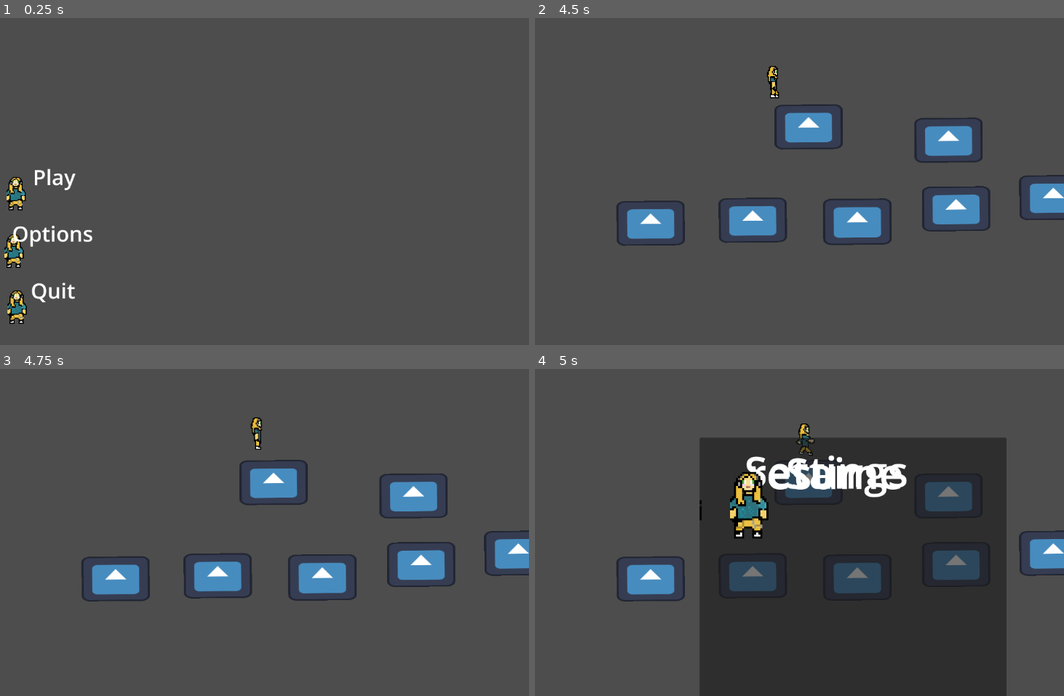
Above: before the commit, frames 1-4 (two rows, left to right).
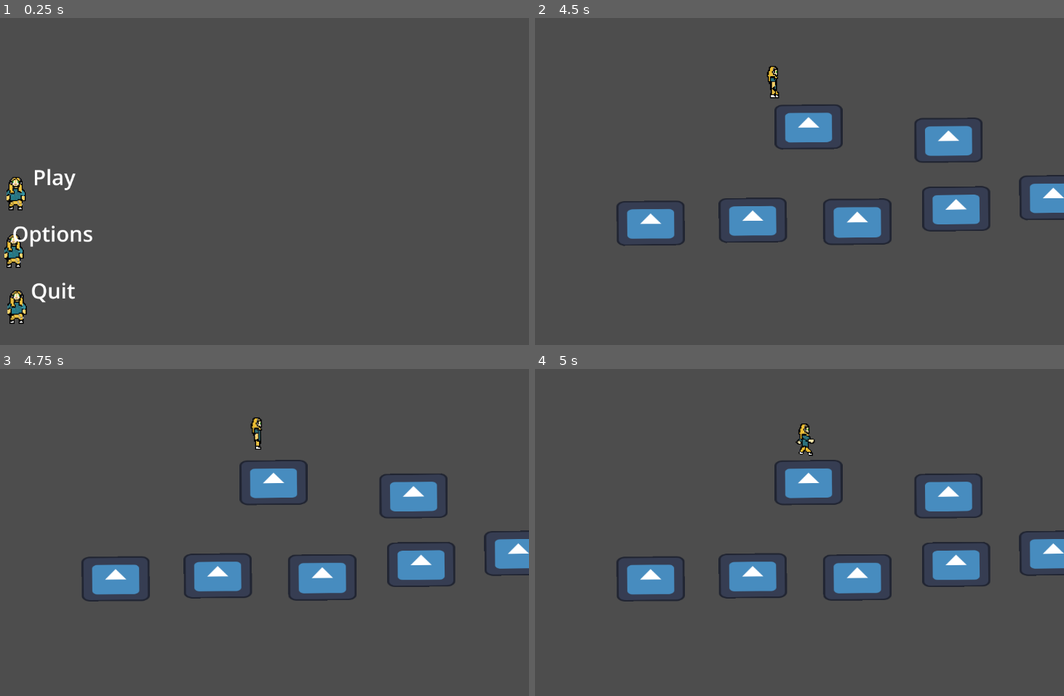
Above: after the commit, the same moments.

Repository: TalesMarc/AngelaCultoRepository
Game: Godot game, scene res://inicio.tscn
Two runs of this game, one before a commit and one after it. Both use one fixed random seed, a clock stepped at 60 frames per second and the inputs below. The engine's default icon, where the game draws it, is replaced by a stand-in: a white triangle on a blue panel in a dark square.
Inputs:
- Up to frame 1 (0.25 s): no input
- Up to frame 2 (4.5 s): click "Play" at 0.5 s; hold D (move_right) 1.28-2.78 s; tap Space (jump) at 1.52, 2.27, 3.77 s; hold A (move_left) 2.78-3.53 s; hold D (move_right) from 3.53 s (still down)
- Up to frame 3 (4.75 s): keep holding D (move_right); tap Space (jump) at 4.52 s
- Up to frame 4 (5 s): keep holding D (move_right); tap Escape (Menu_Game) at 4.9 s

Frames 1-3 are identical in both runs. In frame 4, 45% of the frame differs, in the area x 31-90%, y 20-100%.

Commit message:
Atualização automática do projeto

Diff:
--- a/node_2d.gd
+++ b/node_2d.gd
@@ -1,15 +1,11 @@
 extends Node2D # Ou Control, dependendo do nó principal da sua cena de jogo
 
-@onready var pause_menu = $PauseMenu
+@onready var pause_menu = $CanvasLayer/PauseMenu # Ajuste o caminho SE necessário
 var is_paused = false
 
 func _ready():
-	# Certifica-se de que o menu de pausa esteja inicialmente invisível
 	if is_instance_valid(pause_menu):
 		pause_menu.visible = false
-		# Se pause_menu for um Control, desativa o foco inicial
-		if pause_menu is Control:
-			pause_menu.mouse_filter = Control.MOUSE_FILTER_IGNORE
 
 func _input(event):
 	if event.is_action_pressed("Menu_Game"):
@@ -20,15 +16,11 @@
 	get_tree().paused = is_paused
 	if is_instance_valid(pause_menu):
 		pause_menu.visible = is_paused
-		# Se pause_menu for um Control, gerencia o foco
-		if pause_menu is Control:
-			if is_paused:
-				pause_menu.grab_focus()
-				pause_menu.mouse_filter = Control.MOUSE_FILTER_STOP
-			else:
-				# Opcional: devolve o foco para algum elemento do jogo se necessário
-				# get_node("NomeDoElementoDoJogo").grab_focus()
-				pause_menu.mouse_filter = Control.MOUSE_FILTER_IGNORE
+		# Se houver um nó Control dentro do seu CanvasLayer que deve receber o foco:
+		# var algum_control = pause_menu.get_node("NomeDoControl")
+		# if is_instance_valid(algum_control) and algum_control is Control:
+		# 	if is_paused:
+		# 		algum_control.grab_focus()
 
 func _on_resume_button_pressed():
 	toggle_pause()
